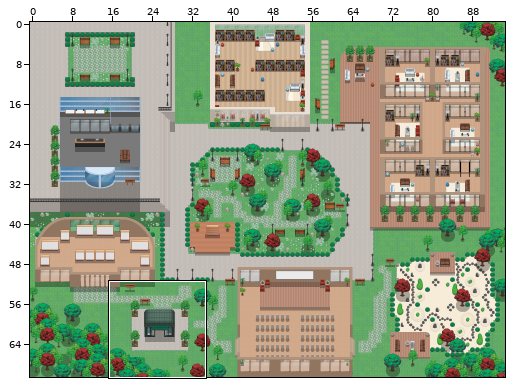
One commit to this Tiled map (JSON): v2-wa-st-gobain.tmj. Above, an overview of the earlier version with the close-up marked.
Close-up. Before the edit:
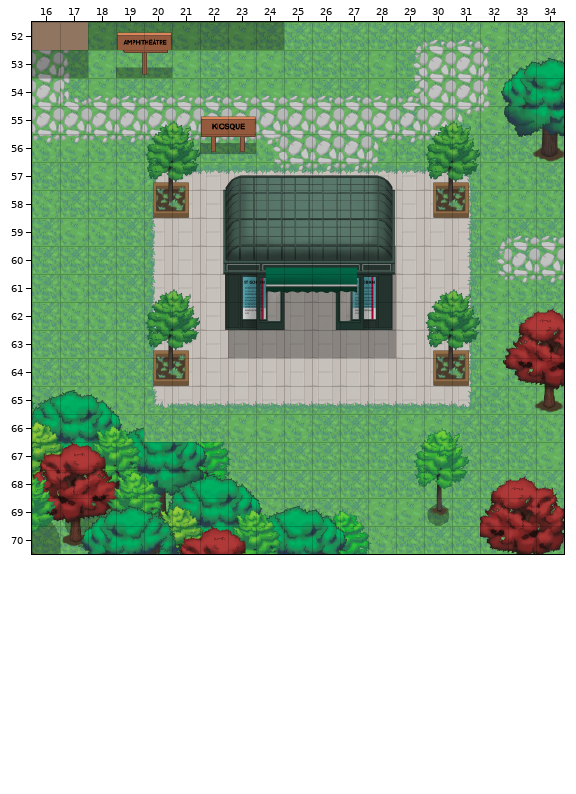
Cells are 32x32 px. Shown: x 16..34, y 52..70. The commit also changed other parts of the map, which this record leaves out.
After the commit:
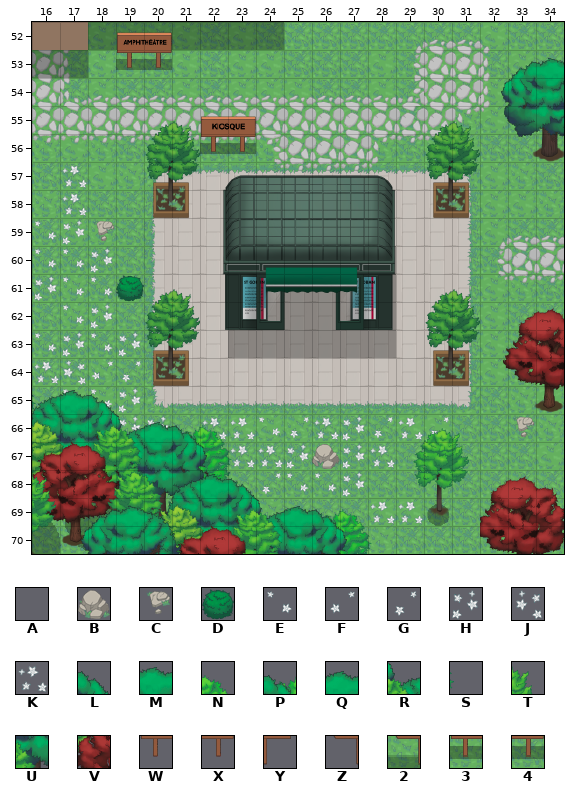
Key: from "TEST_AssetVillage": A 963, B 1538, C 1539, D 1540, E 1541, F 1541 flipped left-right, G 1541 turned 90, H 1542, J 1542 flipped left-right, K 1542 turned 270, L 2309 flipped left-right, M 2310 flipped left-right, N 2369 flipped left-right, P 2370 flipped left-right, Q 2371 flipped left-right, R 2372 flipped left-right, S 2432 flipped left-right, T 2441, U 2499 flipped left-right, V 2503 flipped left-right, W 3142, X 3143, Y 3144 flipped left-right, Z 3145 flipped left-right, 2 3343 flipped up-down, 3 3407; from "WA_Special_Zones": 4 2.
_ is an empty cell.
Tiles replaced or removed in this view: 2, A, L, M, R, S, Y, Z.
See-through tiles are keyed as they look on the map.
Edits made:
Changed rows in their new state; . is an unchanged cell.
Layer "collisions":
first column x 19:
61 4
first column x 20:
66 .............4
67 ......4.......
68 4.............
Layer "Shadow":
first column x 19:
53 33
Layer "furniture/furniture1":
first column x 19:
53 WX
first column x 16:
57 .K................
58 .K................
59 EHC...............
60 EEH...............
61 HEED..............
62 .EH...............
63 EHEH..............
64 KJFG..............
65 .EEH..............
66 ...HH.KKEGKHGKG..C
67 .......KKHBHK.....
68 ........GEEH......
69 ............KK....
Layer "above/above 1":
first column x 16:
65 .ML.....
66 ...RQPN.
67 .......S
68 V...U...
Layer "above/above2":
first column x 16:
68 T
Boxes around the changes in both close-ups, in picture pixels (x1, y1, x2, y2):
changed: (116, 50, 172, 78)
changed: (32, 165, 449, 524)
added: (513, 417, 534, 437)
